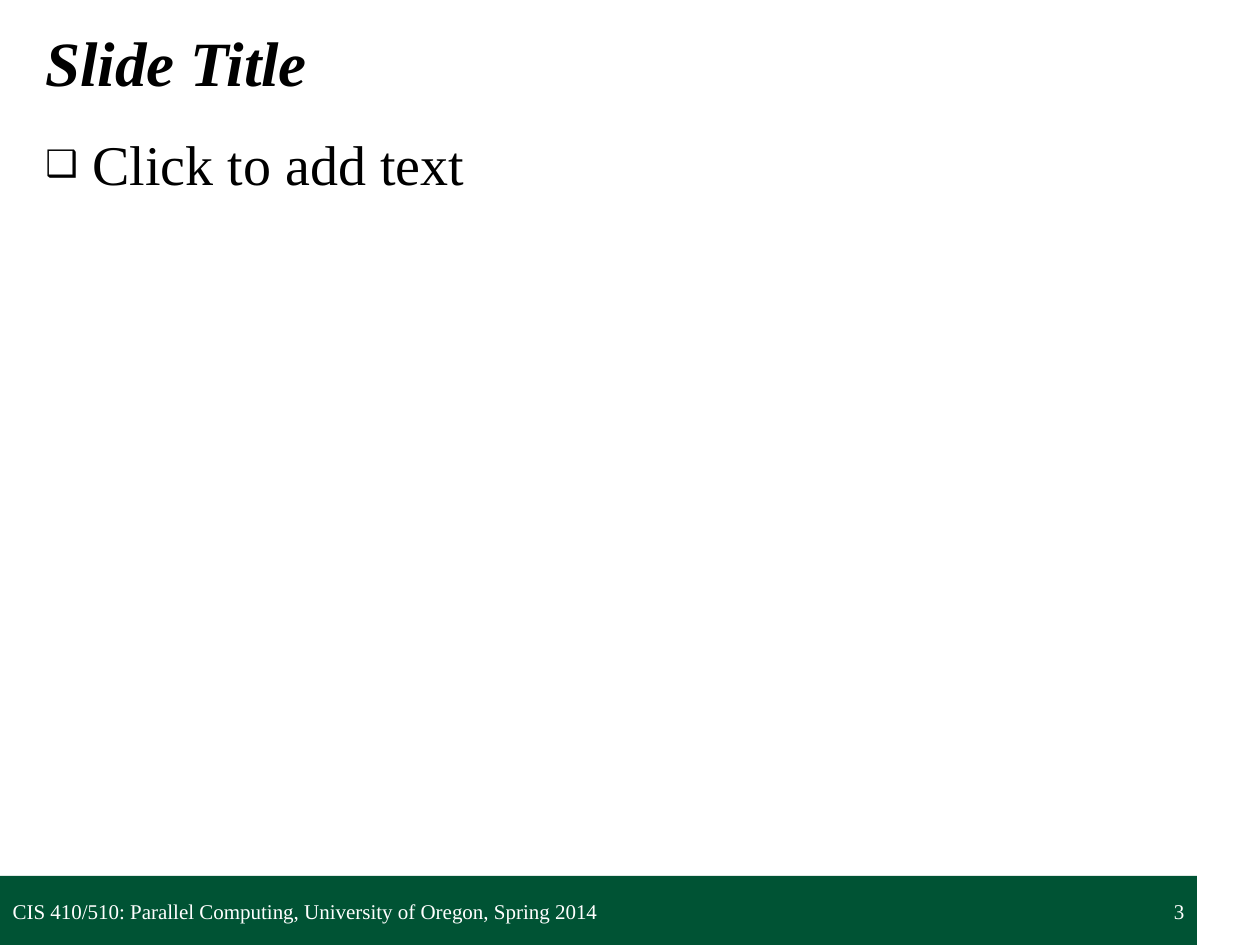
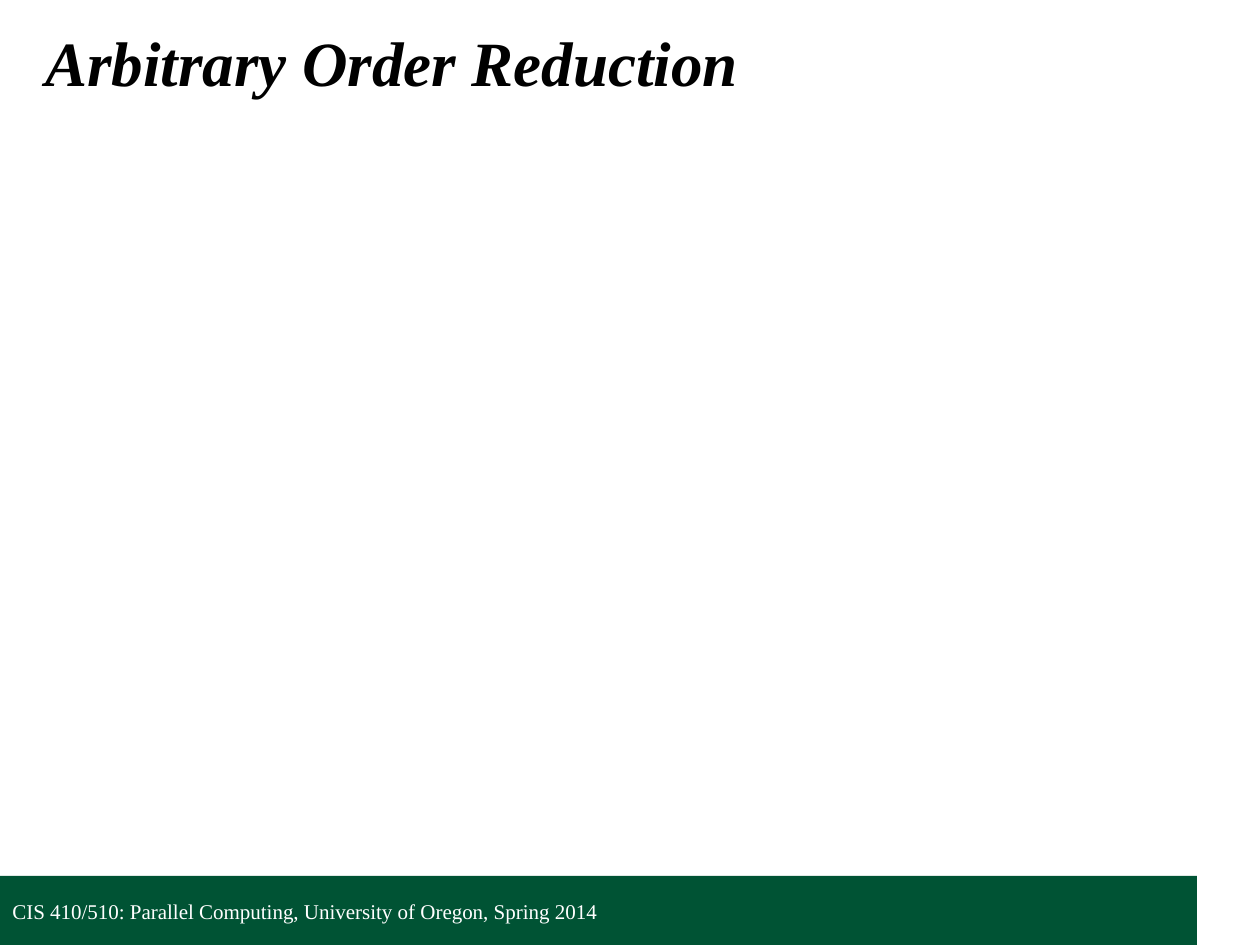
Before and after one commit to UOregonParallel/CourseMaterials, a slide deck: slide 14 of lecture_content/classSlides/2_collectivesPattern/collectivesPattern.pptx (slide 3 before the commit). Drawn at 1260x945 pixels with LibreOffice and Linux fonts; fonts in the diff are those of the drawing; background and template pictures are left out. Boxes give left, top, right and bottom in pixels: in the first picture for what was removed or moved away, otherwise in the second. Text is boxed around its words. In the diff, an @@ line names an element or a change of style, - is before the commit and + after.

```diff
--- a/lecture_content/classSlides/2_collectivesPattern/collectivesPattern.pptx
+++ b/lecture_content/classSlides/2_collectivesPattern/collectivesPattern.pptx
@@ text at [45,42,738,98]: text changed @@
-Slide Title
+Arbitrary Order Reduction
@@ text removed at [93,146,464,186] @@
-❑ Click to add text
@@ page number removed at [1174,905,1184,920] @@
-3
```
Also in this commit, not shown: 3 other slides changed, 36 slides added, 1 other file.
